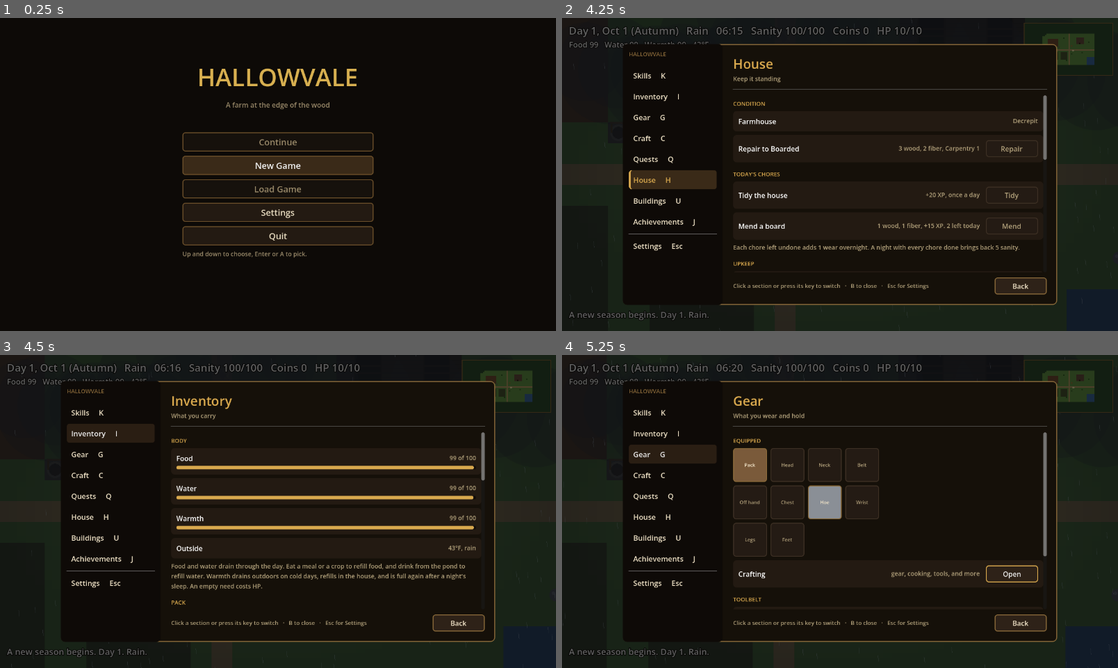
Above: before the commit, frames 1-4 (two rows, left to right).
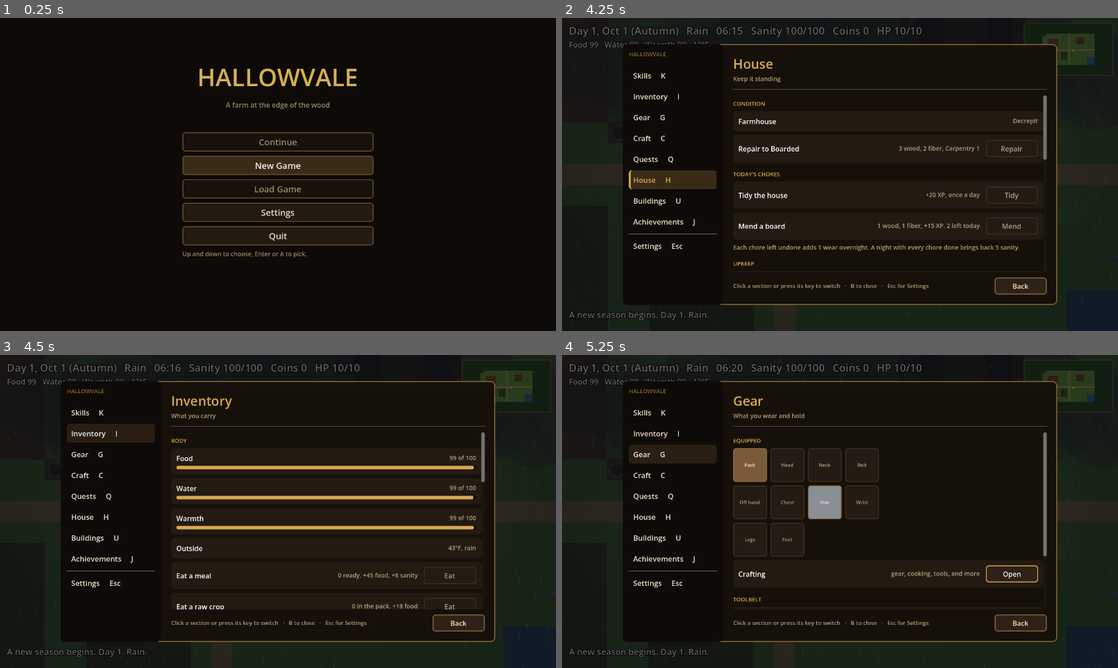
Above: after the commit, the same moments.

Repository: joshj1108/CrowCreekHollow
Game: Godot game, scene res://scenes/main.tscn
Same seed, same stepped clock (60 frames per second), same inputs: the game is played once before the commit and once after it.
Inputs (mouse positions are in pixels of both pictures, inside the frame that each line leads up to):
- Up to frame 1 (0.25 s): no input
- Up to frame 2 (4.25 s): click "New Game" at 0.5 s; click "Slot 1: empty" at 1.25 s; click "Menu" at 2 s; click "Skills K" at 2.75 s; tap Space (use) at 3.5, 3.8 s; move the mouse to (962, 158) at 3.52 s; hold D (move_right) from 3.53 s (still down); tap H (house) at 3.6 s; click (962, 158) at 3.67 s
- Up to frame 3 (4.5 s): release D (move_right) at 4.25 s; click "Inventory I" at 4.25 s
- Up to frame 4 (5.25 s): click "Gear G" at 5 s

Frames 1-2 are identical in both runs. In frame 3, 1.2% of the frame differs, in the area x 30-88%, y 39-82%; in frame 4, nothing differs.

Commit message:
Move the Eat buttons up to the Body section
The Eat rows sat below the pack and seed grids, so they were easy to
miss. They now sit under the food, water, and warmth meters, and the
pack tooltips point there.

Co-Authored-By: Claude Haiku 5.5 <noreply@anthropic.com>
Claude-Session: https://claude.ai/code/session_016EvHBYyFANDWxunM27u84C

Diff:
--- a/scripts/main.gd
+++ b/scripts/main.gd
@@ -1833,7 +1833,21 @@
 		{"name": "Water", "value": "%d of 100" % roundi(water), "progress": water / 100.0},
 		{"name": "Warmth", "value": "%d of 100" % roundi(warmth), "progress": warmth / 100.0},
 		{"name": "Outside", "value": "%d°F, %s" % [roundi(_temperature()), str(WEATHER_NAMES.get(weather_kind, "Overcast")).to_lower()]},
-		{"note": "Food and water drain through the day. Eat a meal or a crop to refill food, and drink from the pond to refill water. Warmth drains outdoors on cold days, refills in the house, and is full again after a night's sleep. An empty need costs HP."},
+		{
+			"name": "Eat a meal",
+			"value": "%d ready. +%d food, +%d sanity" % [int(inventory["meals"]), int(MEAL_FOOD), int(MEAL_SANITY)],
+			"button": "Eat",
+			"action": "eat_meal",
+			"enabled": int(inventory["meals"]) > 0,
+		},
+		{
+			"name": "Eat a raw crop",
+			"value": "%d in the pack. +%d food" % [int(inventory["crops"]), int(CROP_FOOD)],
+			"button": "Eat",
+			"action": "eat_crop",
+			"enabled": int(inventory["crops"]) > 0,
+		},
+		{"note": "Food and water drain through the day. Drink from the pond or the pump to refill water. Warmth drains outdoors on cold days, refills in the house, and is full again after a night's sleep. An empty need costs HP."},
 		{"section": "Pack"},
 		{"name": "Coins", "value": str(money)},
 		{"grid": _pack_cells(), "columns": 5},
@@ -1868,21 +1882,6 @@
 			"action": "switch_seed",
 			"enabled": true,
 		})
-	rows.append({"section": "Meals"})
-	rows.append({
-		"name": "Eat a meal",
-		"value": "%d ready, +%d sanity, +%d food" % [int(inventory["meals"]), int(MEAL_SANITY), int(MEAL_FOOD)],
-		"button": "Eat",
-		"action": "eat_meal",
-		"enabled": int(inventory["meals"]) > 0,
-	})
-	rows.append({
-		"name": "Eat a raw crop",
-		"value": "%d crops, +%d food" % [int(inventory["crops"]), int(CROP_FOOD)],
-		"button": "Eat",
-		"action": "eat_crop",
-		"enabled": int(inventory["crops"]) > 0,
-	})
 	rows.append({"section": "Materials"})
 	rows.append({"name": "Wood", "value": str(materials["wood"])})
 	rows.append({"name": "Fiber", "value": str(materials["fiber"])})
@@ -4125,11 +4124,11 @@
 func _pack_cells() -> Array:
 	var cells: Array = []
 	for i in int(inventory["crops"]):
-		cells.append({"color": "8fd16b", "label": "Crop", "tip": "Harvested crop"})
+		cells.append({"color": "8fd16b", "label": "Crop", "tip": "Harvested crop. Eat it from the Body section, or cook it."})
 	for i in int(inventory["fish"]):
 		cells.append({"color": "6fb8d9", "label": "Fish", "tip": "Fish. Spoils overnight unless stored in the cooler."})
 	for i in int(inventory["meals"]):
-		cells.append({"color": "e0a050", "label": "Meal", "tip": "Cooked meal. Eat it for sanity."})
+		cells.append({"color": "e0a050", "label": "Meal", "tip": "Cooked meal. Eat it from the Body section for food and sanity."})
 	for entry in PRESERVE:
 		for _i in int(inventory[entry["kind"]]):
 			cells.append({"color": entry["color"], "label": entry["short"], "tip": "%s. Keeps in the pack." % entry["short"]})
